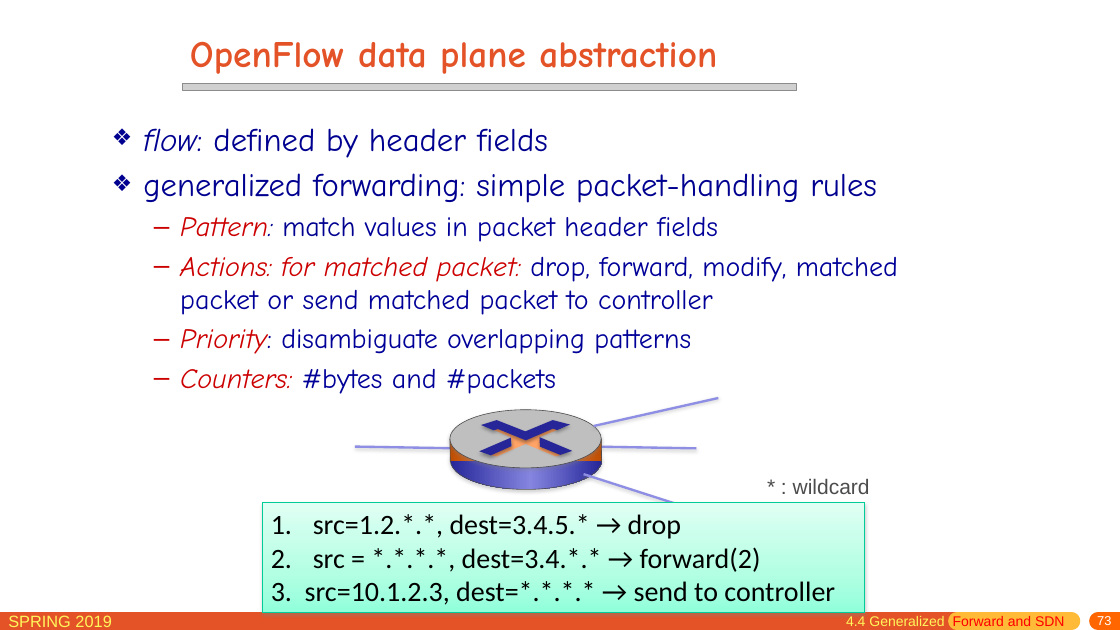
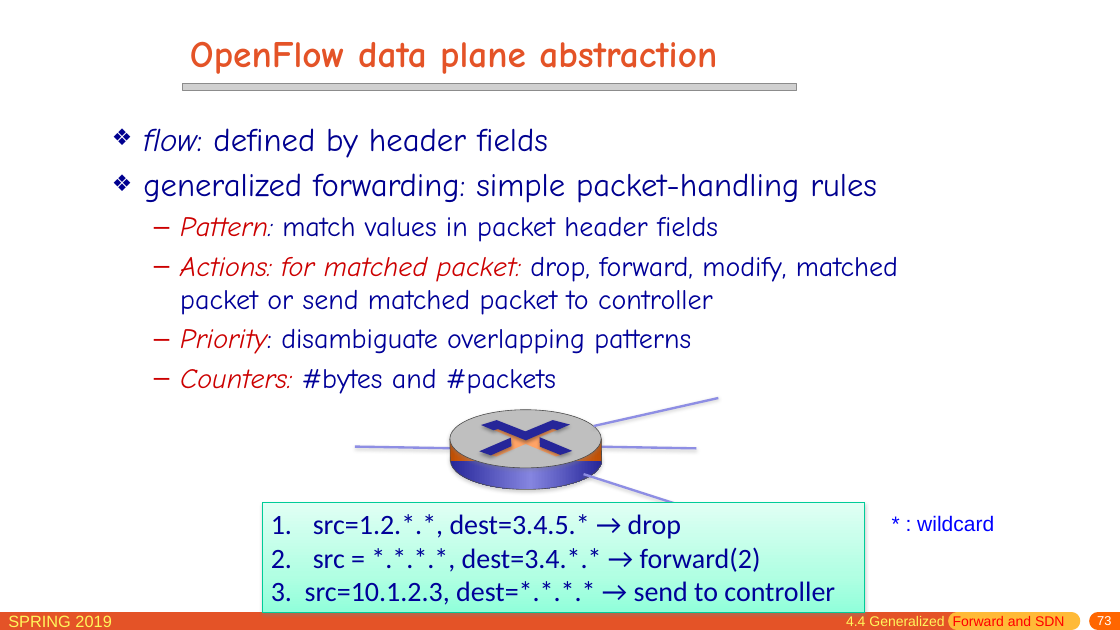
Before and after one commit to jichenghu/PPT_networkDistributed, a slide deck: slide 73 of chapter4.pptx. Drawn at 1120x630 pixels with LibreOffice and Linux fonts; fonts in the diff are those of the drawing; grey boxes stand for pictures. Boxes give left, top, right and bottom in pixels: in the first picture for what was removed or moved away, otherwise in the second. Text is boxed around its words. In the diff, an @@ line names an element or a change of style, - is before the commit and + after.

```diff
--- a/chapter4.pptx
+++ b/chapter4.pptx
@@ rectangle "src=1.2.*.*, dest=3.4.5.* → drop" at bbox=[262, 502, 865, 613]: text colour #000000 to #000099 @@
@@ text "* : wildcard": place and size @@
-text "* : wildcard" at bbox=[793, 479, 870, 494]
+text "* : wildcard" at bbox=[917, 515, 994, 532]
@@ text "* : wildcard" at bbox=[917, 515, 994, 532]: text colour #4C4C4C to #0000FF @@
```
Also in this commit, not shown: 5 other slides changed.
